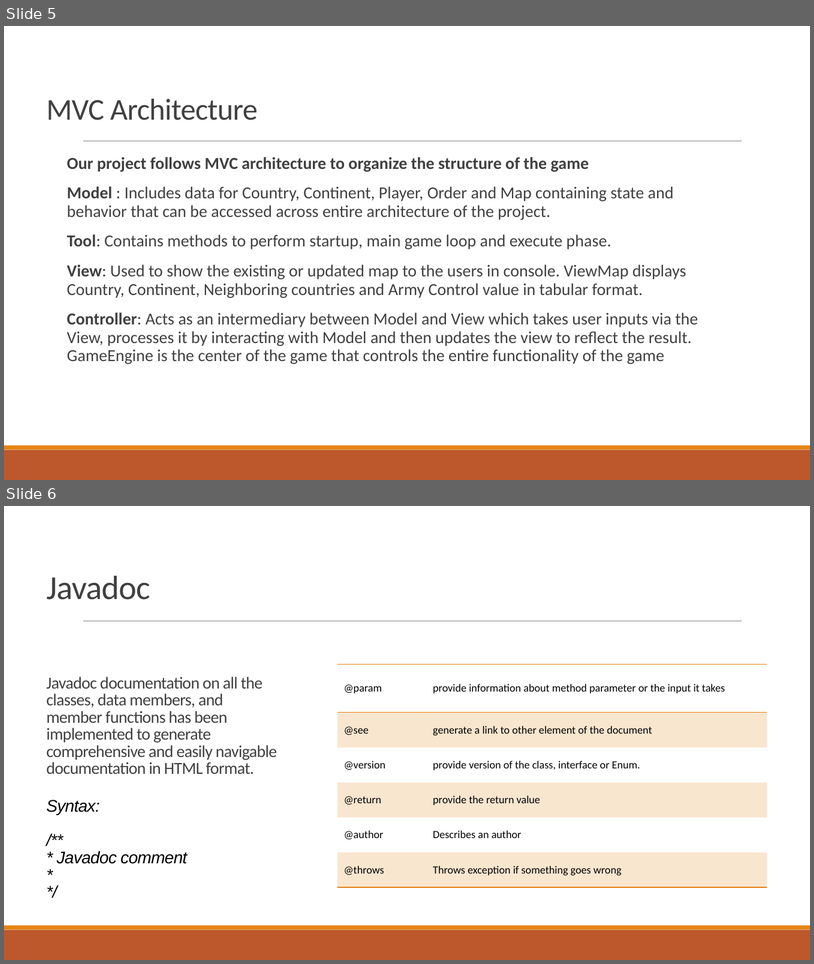
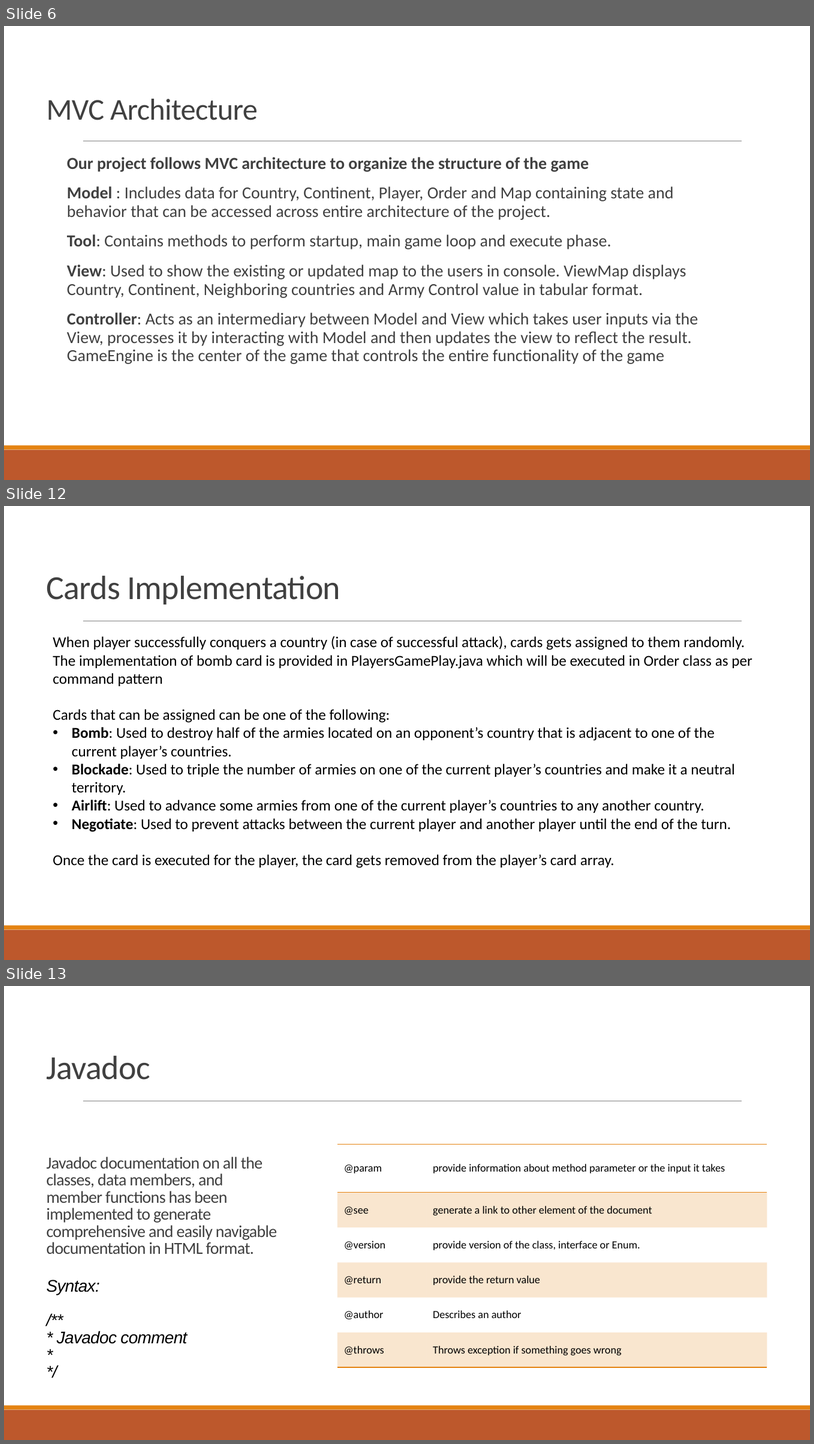
Before and after one commit to sannidhi470/Defenders, a slide deck: Presentation.pptx. Shown one above the other, each under a label of ours: slides 5 and 6 before the commit, slides 6, 12 and 13 after it; the slides between them are not shown. The pictures are 814x964 and 814x1444 pixels, drawn with LibreOffice and Linux fonts; fonts in the diff are those of the drawing. Boxes give left, top, right and bottom in pixels: in the first picture for what was removed or moved away, otherwise in the second. Text is boxed around its words. In the diff, an @@ line names an element or a change of style, - is before the commit and + after.

```diff
--- a/Presentation.pptx
+++ b/Presentation.pptx
@@ slide 12 added at (x1=4, y1=506, x2=810, y2=960), background #FFFFFF; not listed: 3 template elements that a slide beside it also shows @@
@@ title added at (x1=47, y1=576, x2=341, y2=604), 40 pt, text #404040 @@
+Cards Implementation
@@ text added at (x1=53, y1=636, x2=752, y2=868), 18 pt, text #000000 @@
+When player successfully conquers a country (in case of successful attack), cards gets assigned to them randomly. The implementation of bomb card is provided in PlayersGamePlay.java which will be executed in Order class as per command pattern
+Cards that can be assigned can be one of the following:
+• Bomb: Used to destroy half of the armies located on an opponent’s country that is adjacent to one of the current player’s countries.
+• Blockade: Used to triple the number of armies on one of the current player’s countries and make it a neutral territory.
+• Airlift: Used to advance some armies from one of the current player’s countries to any another country.
+• Negotiate: Used to prevent attacks between the current player and another player until the end of the turn.
+Once the card is executed for the player, the card gets removed from the player’s card array.
@@ what was slide 5 is now slide 6 @@
@@ what was slide 6 is now slide 13 @@
```
Also in this commit, not shown: 1 slide changed, 6 other slides added.
